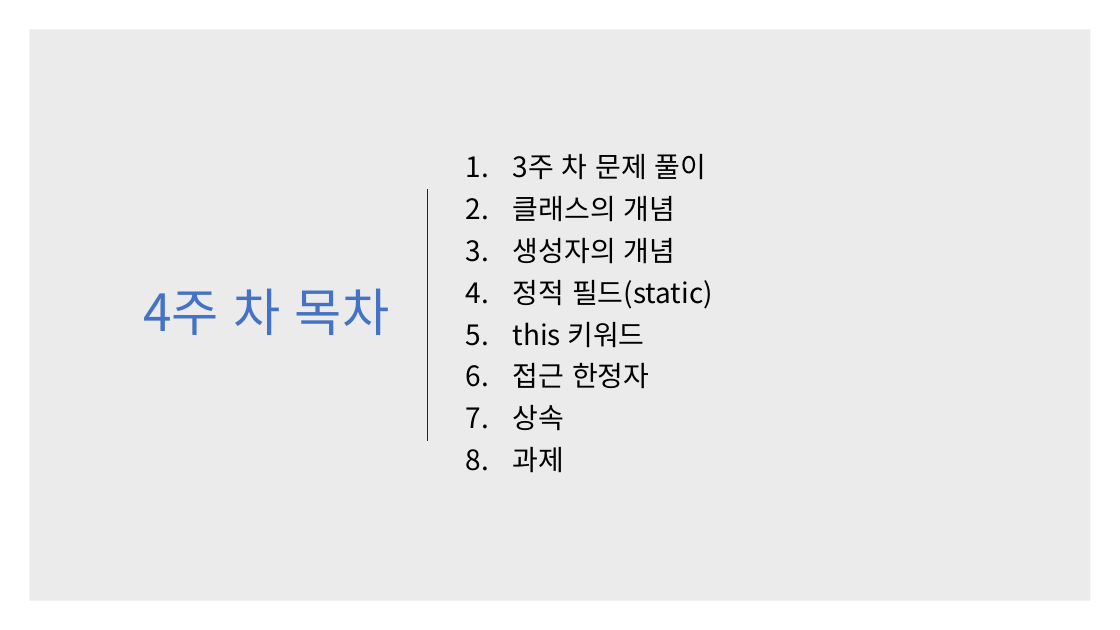
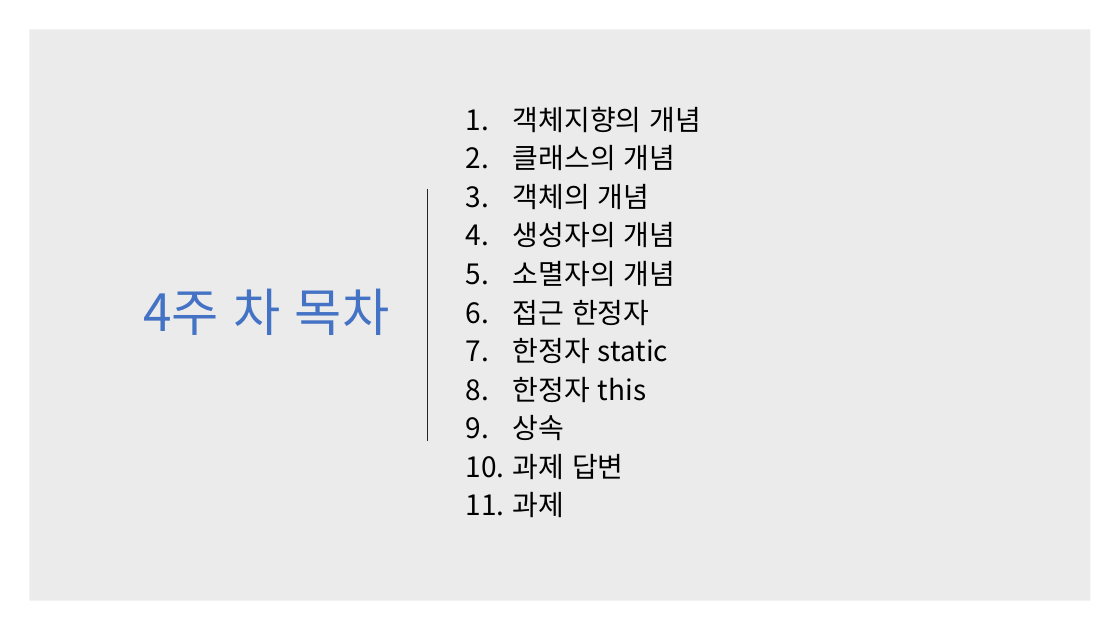
Before and after one commit to kjh99660/Study_powerpoint, a slide deck: slide 2 of c# 스터디 4주 차.pptx. Drawn at 1120x630 pixels with LibreOffice and Linux fonts; fonts in the diff are those of the drawing. Boxes give left, top, right and bottom in pixels: in the first picture for what was removed or moved away, otherwise in the second. Text is boxed around its words. In the diff, an @@ line names an element or a change of style, - is before the commit and + after.

```diff
--- a/c# 스터디 4주 차.pptx
+++ b/c# 스터디 4주 차.pptx
@@ text at (513, 106, 701, 133): text changed @@
-1. 3주 차 문제 풀이
+1. 객체지향의 개념
@@ text at (513, 145, 676, 518): line spacing 0.9 to 0.8 @@
@@ text at (513, 184, 650, 210): paragraph added @@
+3. 객체의 개념
@@ text at (513, 261, 676, 287): text changed @@
-4. 정적 필드(static)
-5. this 키워드
+5. 소멸자의 개념
@@ text at (513, 338, 668, 403): paragraphs added @@
+7. 한정자 static
+8. 한정자 this
@@ text at (513, 454, 624, 480): paragraph added @@
+10. 과제 답변
```
Also in this commit, not shown: 1 other slide changed, 15 slides added, 1 slide removed, 6 other files.
